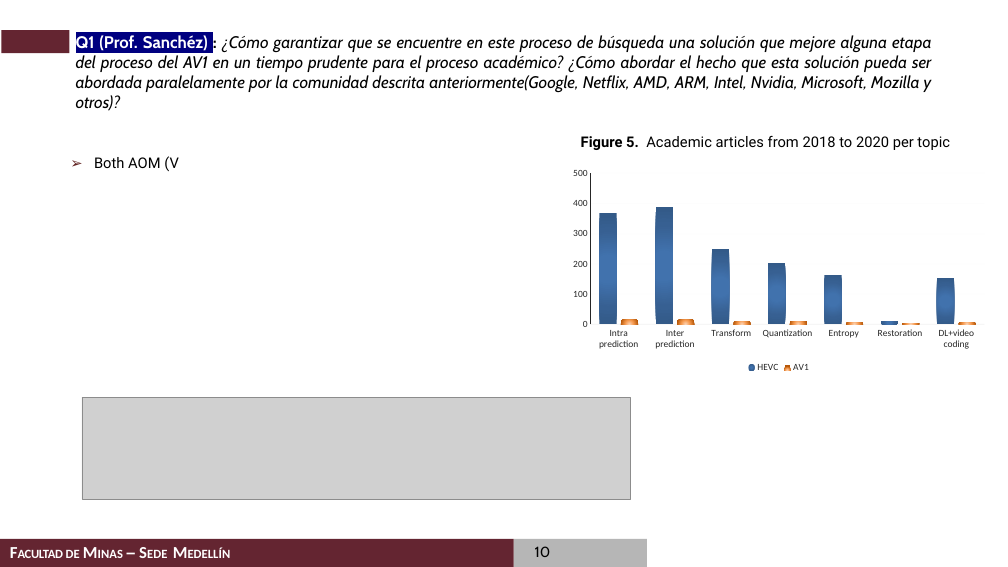
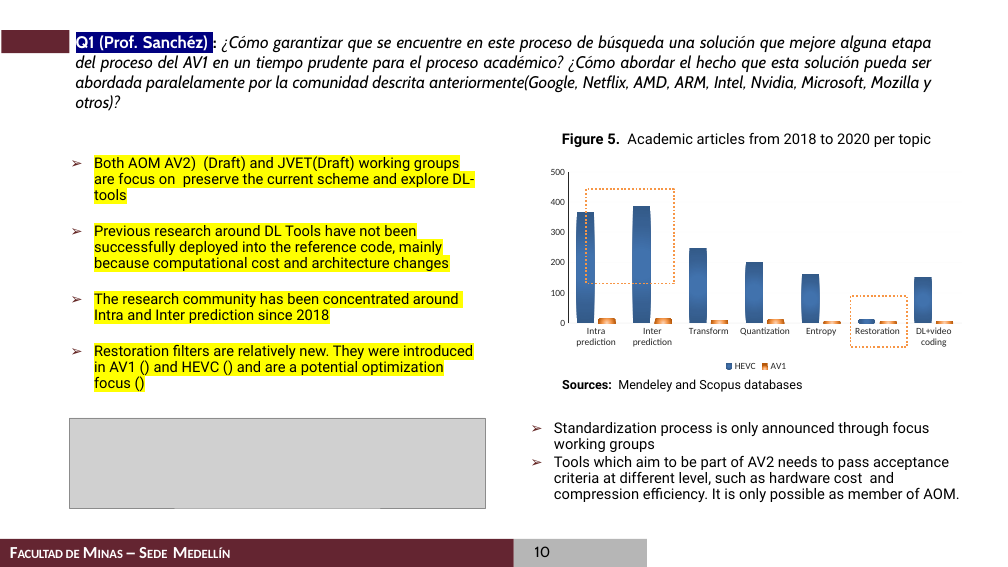
Before and after one commit to casalazarh/Examen-de-Calificacion-2020, a slide deck: slide 10 of presentation/Examen de Calificacion de Doctorado_Carlos_Alberto_Salazar.pptx. Drawn at 1008x567 pixels with LibreOffice and Linux fonts; fonts in the diff are those of the drawing; grey boxes stand for pictures; background and template pictures are left out. Boxes give left, top, right and bottom in pixels: in the first picture for what was removed or moved away, otherwise in the second. Text is boxed around its words. In the diff, an @@ line names an element or a change of style, - is before the commit and + after.

Commit message:
Respuestas para el profesor Germán

```diff
--- a/presentation/Examen de Calificacion de Doctorado_Carlos_Alberto_Salazar.pptx
+++ b/presentation/Examen de Calificacion de Doctorado_Carlos_Alberto_Salazar.pptx
@@ text "Figure 5. Academic articles from ..." moved from (x1=581, y1=136, x2=950, y2=150) to (x1=562, y1=133, x2=932, y2=147) @@
@@ text at (x1=94, y1=154, x2=474, y2=388): text changed @@
-  ➢ Both AOM (V
+  ➢ Both AOM AV2) (Draft) and JVET(Draft) working groups are focus on preserve the current scheme and explore DL-tools
+  ➢ Previous research around DL Tools have not been successfully deployed into the reference code, mainly because computational cost and architecture changes
+  ➢ The research community has been concentrated around Intra and Inter prediction since 2018
+  ➢ Restoration filters are relatively new. They were introduced in AV1 () and HEVC () and are a potential optimization focus ()
@@ column chart moved from (x1=565, y1=163, x2=994, y2=376) to (x1=542, y1=162, x2=971, y2=374) @@
@@ rectangle added at (x1=586, y1=189, x2=675, y2=284), outline #F79646 1.75 pt dashed @@
@@ rectangle added at (x1=851, y1=296, x2=907, y2=348), outline #F79646 1.75 pt dashed @@
@@ text added at (x1=562, y1=379, x2=802, y2=392), 12 pt, text #000000 @@
+  Sources: Mendeley and Scopus databases
@@ picture resized from (x1=82, y1=397, x2=630, y2=499) to (x1=70, y1=418, x2=485, y2=508) @@
@@ text added at (x1=554, y1=422, x2=959, y2=502), 14 pt, text #000000 @@
+  ➢ Standardization process is only announced through focus working groups
+  ➢ Tools which aim to be part of AV2 needs to pass acceptance criteria at different level, such as hardware cost and compression efficiency. It is only possible as member of AOM.
```
Also in this commit, not shown: 7 other slides changed, 2 other files.
